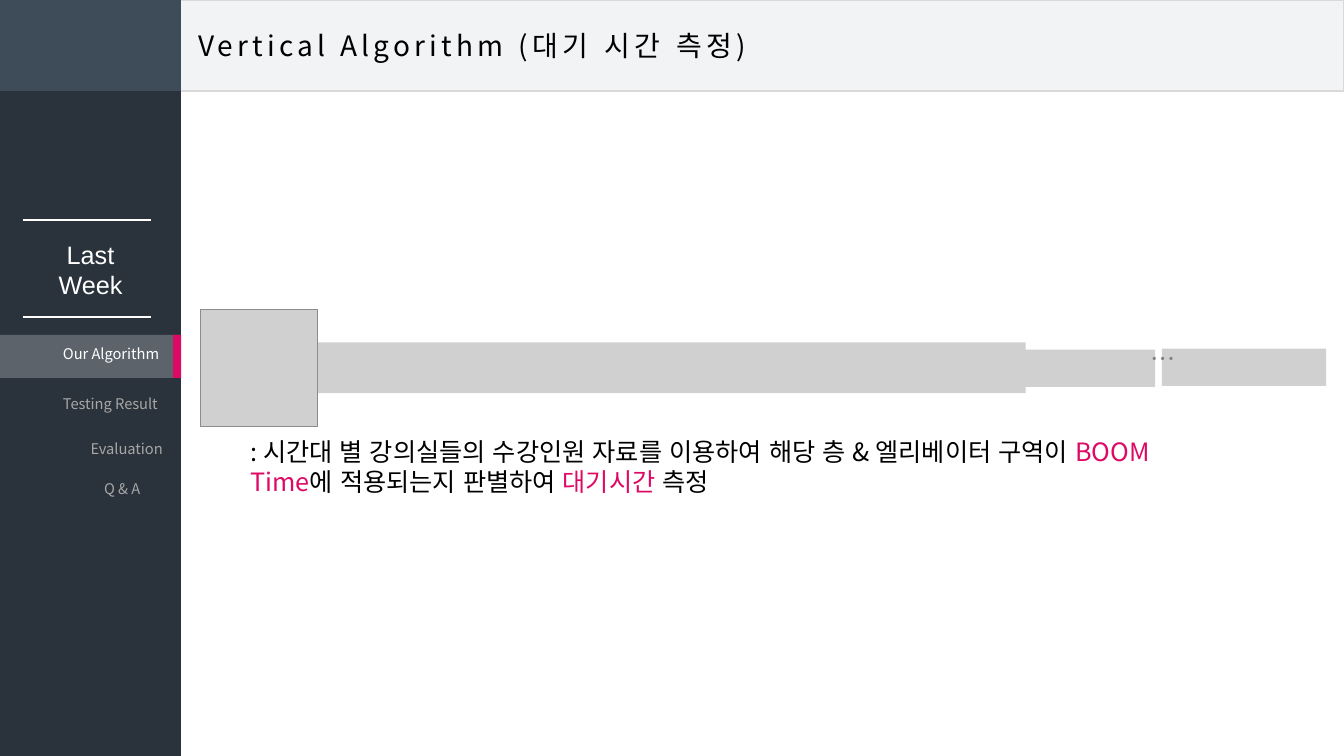
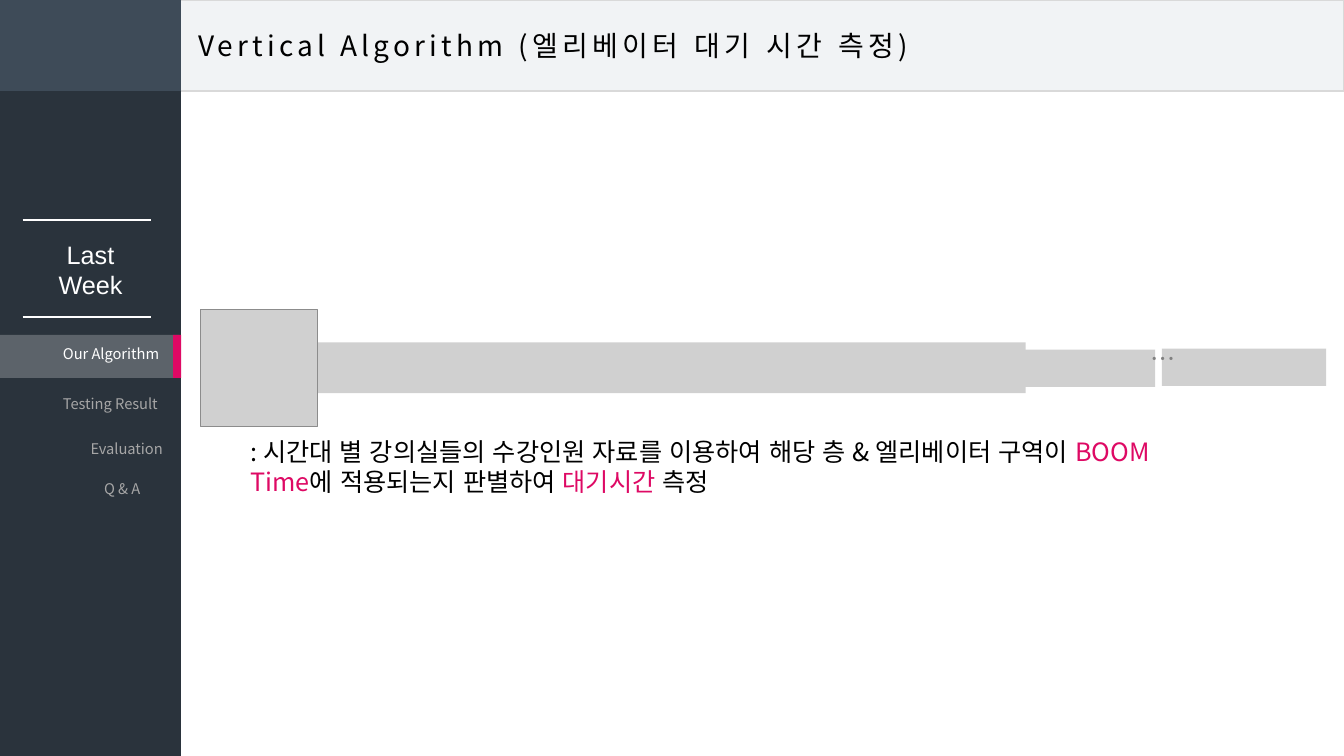
Before and after one commit to DDoGuSulGye/Presentation, a slide deck: slide 6 of Presentation Data/05. Testing & Evaluation.pptx. Drawn at 1344x756 pixels with LibreOffice and Linux fonts; fonts in the diff are those of the drawing; grey boxes stand for pictures. Boxes give left, top, right and bottom in pixels: in the first picture for what was removed or moved away, otherwise in the second. Text is boxed around its words. In the diff, an @@ line names an element or a change of style, - is before the commit and + after.

```diff
--- a/Presentation Data/05. Testing & Evaluation.pptx
+++ b/Presentation Data/05. Testing & Evaluation.pptx
@@ text at bbox=[198, 32, 908, 63]: text changed @@
-Vertical Algorithm (대기 시간 측정)
+Vertical Algorithm (엘리베이터 대기 시간 측정)
```
Also in this commit, not shown: 10 other slides changed, 6 slides added, 1 slide removed, 5 other files.
